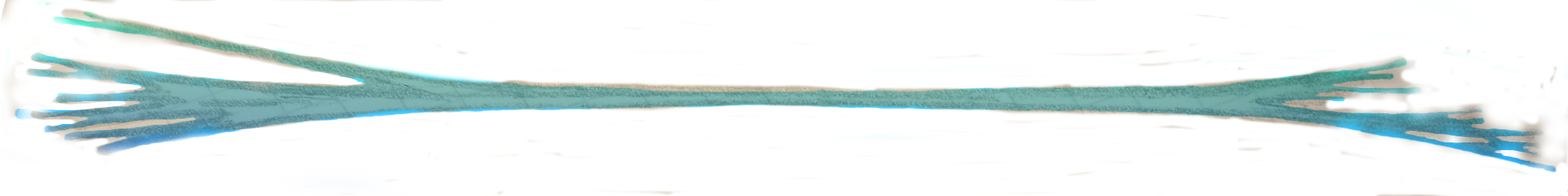
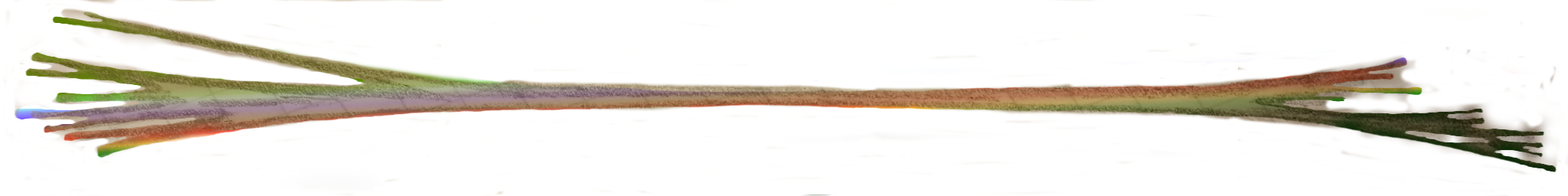
Layered file, before and after one edit (1568 × 196). Changes by layer:
removed layer "Web copy #3" (was 57%) over <box>0,0,1568,196</box>
removed layer "Web copy #2" over <box>0,0,1568,196</box>
added layer "Web copy" (76%) above "Web copy #1" over <box>0,0,1568,196</box>
added layer "Web copy #1" over <box>0,3,1568,196</box>
